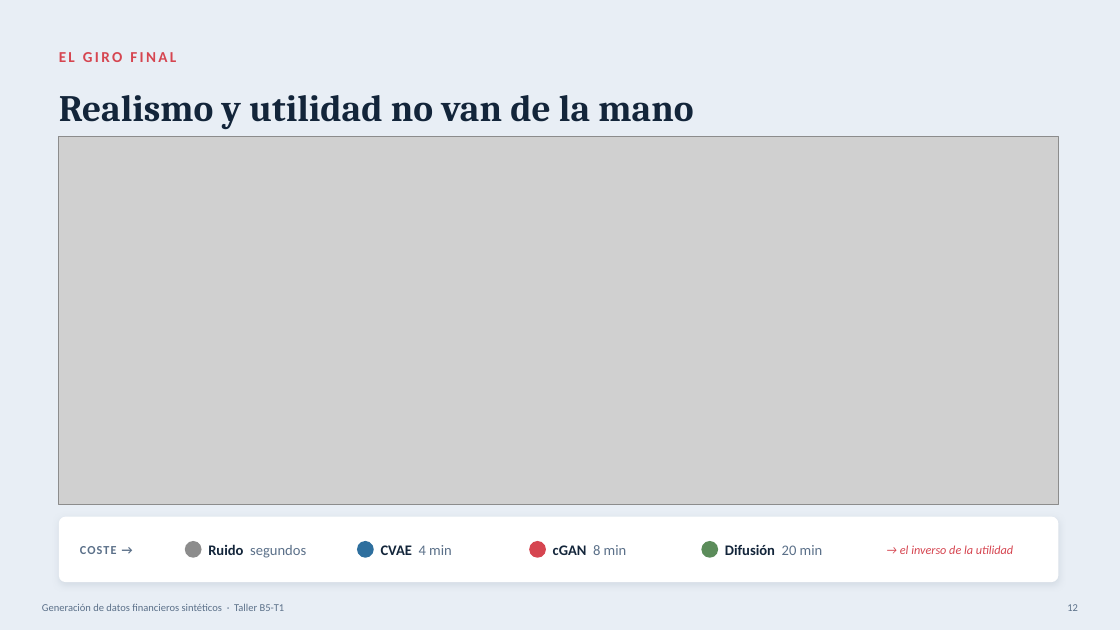
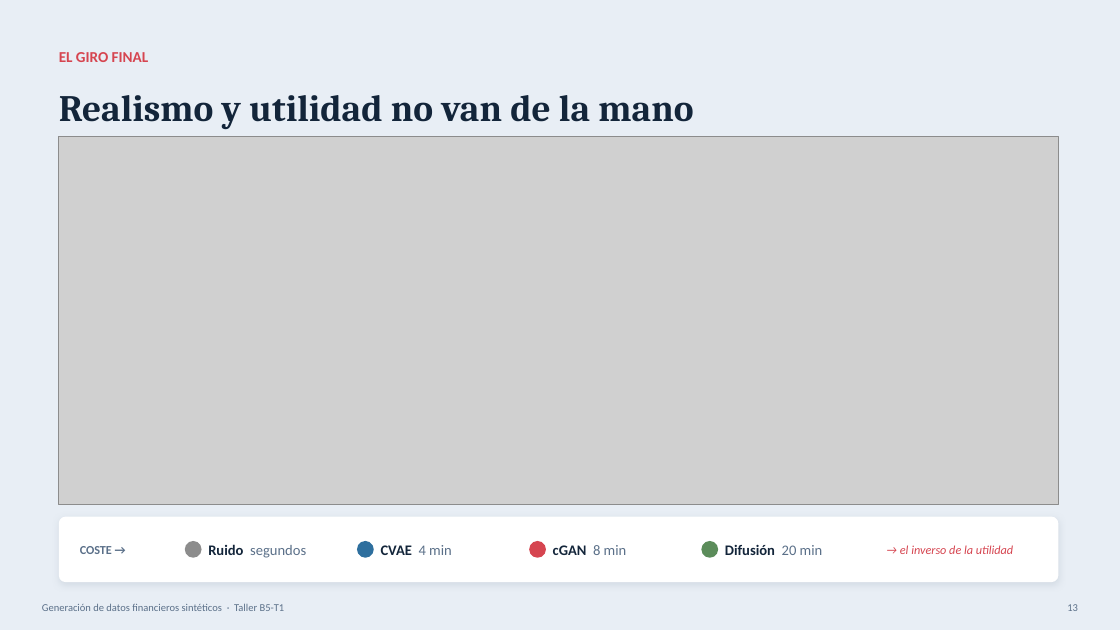
Before and after one commit to raulrodriguezlr/B5-T1, a slide deck: slide 13 of B5-T1_presentacion.pptx (slide 12 before the commit). Drawn at 1120x630 pixels with LibreOffice and Linux fonts; fonts in the diff are those of the drawing; grey boxes stand for pictures. Boxes give left, top, right and bottom in pixels: in the first picture for what was removed or moved away, otherwise in the second. Text is boxed around its words. In the diff, an @@ line names an element or a change of style, - is before the commit and + after.

```diff
--- a/B5-T1_presentacion.pptx
+++ b/B5-T1_presentacion.pptx
@@ text "EL GIRO FINAL" at <box>59,52,149,62</box>: letter spacing 2 to 0 pt @@
@@ text "COSTE →" at <box>80,546,112,554</box>: letter spacing 1 to 0 pt @@
```
Also in this commit, not shown: 12 other slides changed, 1 slide added, 2 other files.
